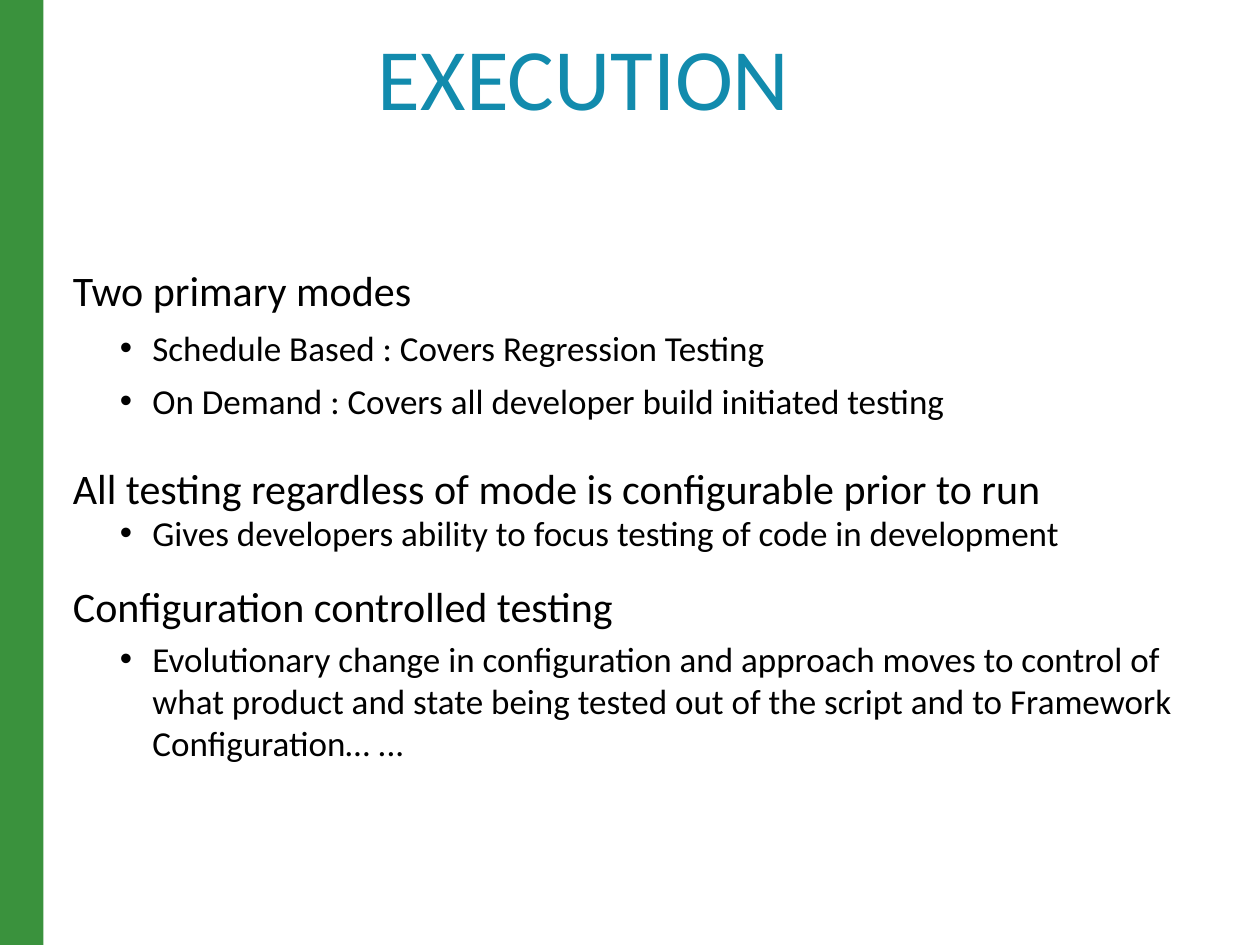
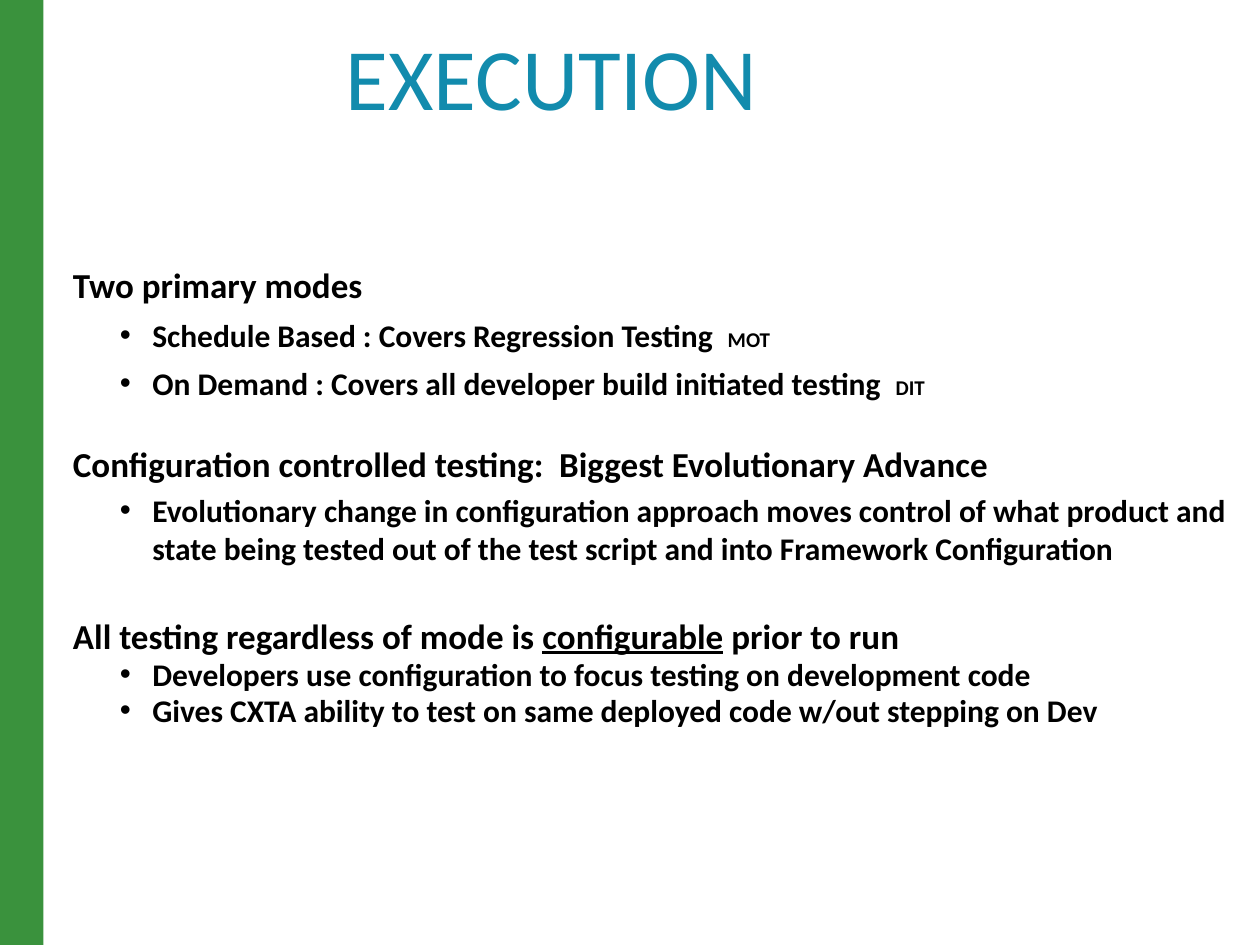
Before and after one commit to raghav9329/mainProf, a slide deck: slide 7 of CurrentWork_Delta/CX_StrategyPowerPoint.pptx (slide 9 before the commit). Drawn at 1260x945 pixels with LibreOffice and Linux fonts; fonts in the diff are those of the drawing. Boxes give left, top, right and bottom in pixels: in the first picture for what was removed or moved away, otherwise in the second. Text is boxed around its words. In the diff, an @@ line names an element or a change of style, - is before the commit and + after.

```diff
--- a/CurrentWork_Delta/CX_StrategyPowerPoint.pptx
+++ b/CurrentWork_Delta/CX_StrategyPowerPoint.pptx
@@ title "EXECUTION": place and size @@
-title "EXECUTION" at box(378, 53, 790, 111)
+title "EXECUTION" at box(346, 53, 758, 111)
@@ text at box(73, 273, 899, 655): size 24 to 20 pt, bold on in "Two primary modes", "All testing regardless of mode is configurable ..."; underline on in "configurable" @@
@@ text at box(73, 325, 1225, 566): text changed; size 20 to 18 pt; bold on @@
-  • Schedule Based : Covers Regression Testing
-  • On Demand : Covers all developer build initiated testing
+  • Schedule Based : Covers Regression Testing MOT
+  • On Demand : Covers all developer build initiated testing DIT
+Configuration controlled testing: Biggest Evolutionary Advance
+  • Evolutionary change in configuration approach moves control of what product and state being tested out of the test script and into Framework Configuration
@@ text at box(152, 664, 1097, 728): text changed; size 20 to 18 pt; bold on @@
-  • Gives developers ability to focus testing of code in development
-Configuration controlled testing
-  • Evolutionary change in configuration and approach moves to control of what product and state being tested out of the script and to Framework Configuration… ...
+  • Developers use configuration to focus testing on development code
+  • Gives CXTA ability to test on same deployed code w/out stepping on Dev
```
Also in this commit, not shown: 8 other slides changed, 1 other file.
